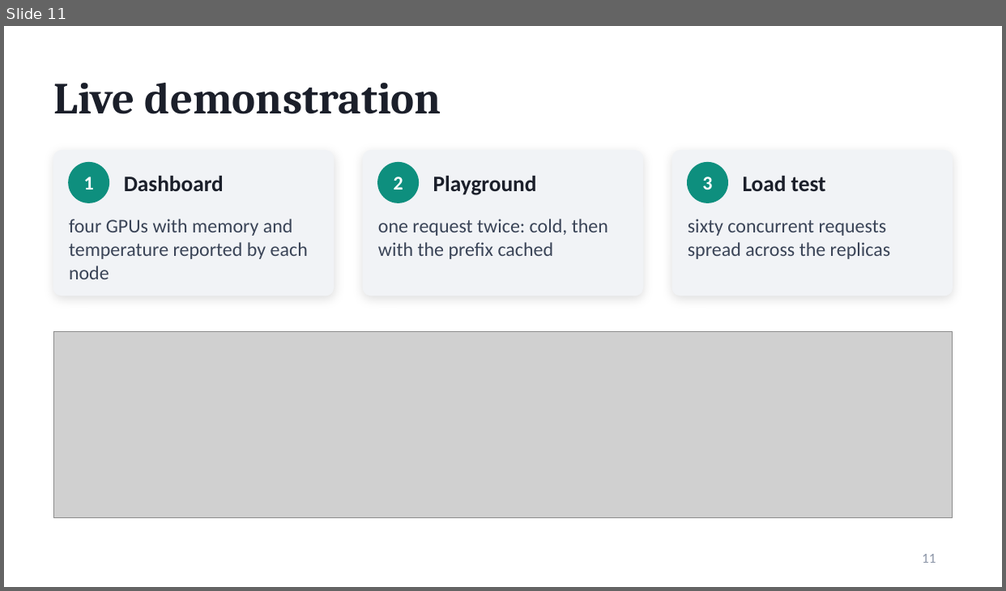
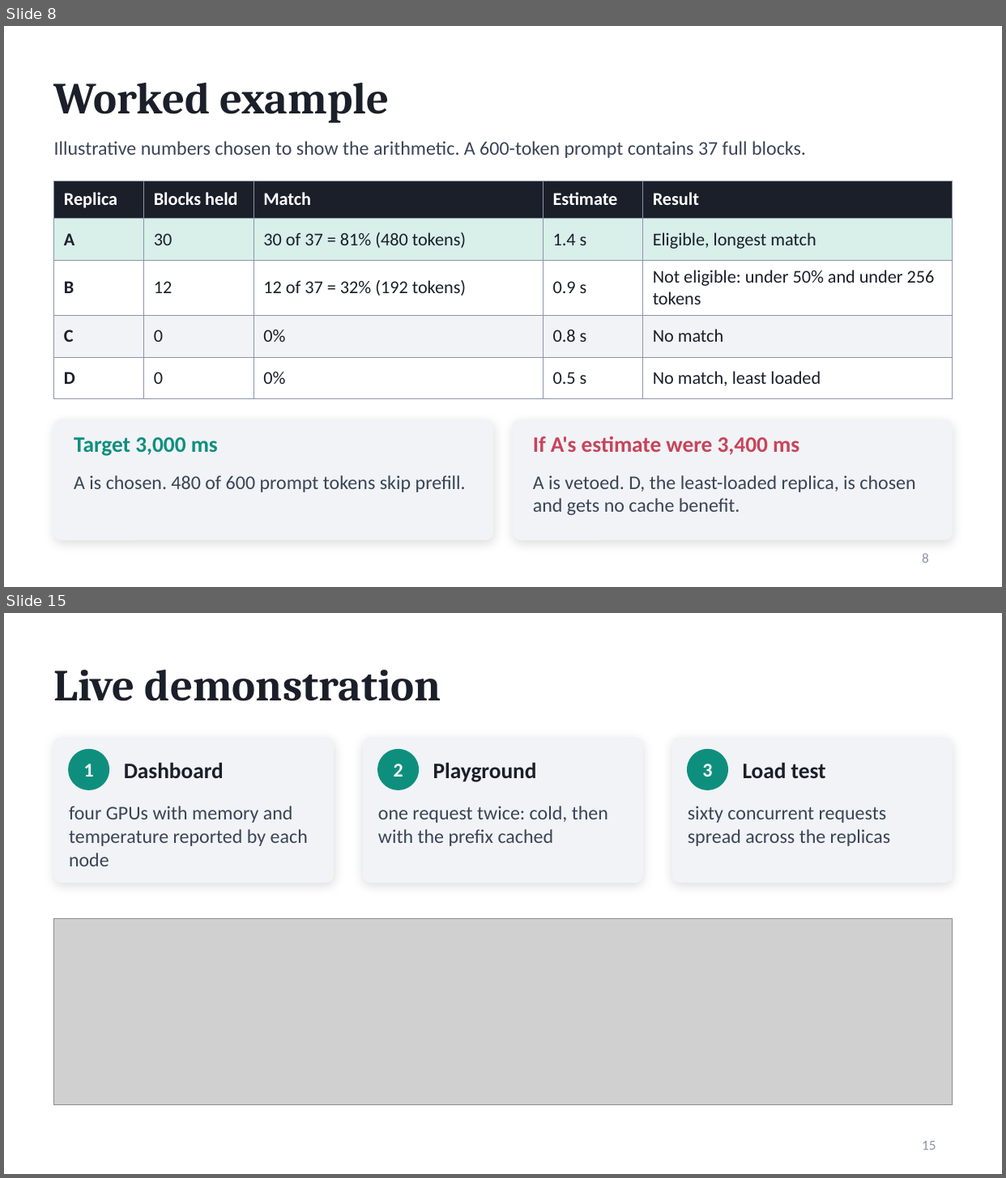
Before and after one commit to Akshataram/distrouter, a slide deck: docs/presentation/SwiftServe_Presentation.pptx. Shown one above the other, each under a label of ours: slide 11 before the commit, slides 8 and 15 after it; the slides between them are not shown. The pictures are 1006x591 and 1006x1178 pixels, drawn with LibreOffice and Linux fonts; fonts in the diff are those of the drawing; grey boxes stand for pictures. Boxes give left, top, right and bottom in pixels: in the first picture for what was removed or moved away, otherwise in the second. Text is boxed around its words. In the diff, an @@ line names an element or a change of style, - is before the commit and + after.

```diff
--- a/docs/presentation/SwiftServe_Presentation.pptx
+++ b/docs/presentation/SwiftServe_Presentation.pptx
@@ slide 8 added at [4, 26, 1002, 587], background #FFFFFF @@
@@ title added at [54, 83, 389, 123], 32 pt, text #1B1F2A, bold @@
+Worked example
@@ text added at [54, 141, 806, 158], 14 pt, text #3A4457 @@
+Illustrative numbers chosen to show the arithmetic. A 600-token prompt contains 37 full blocks.
@@ table added at [54, 181, 952, 390], 5 rows, 5 columns @@
+Replica | Blocks held | Match | Estimate | Result
+A | 30 | 30 of 37 = 81% (480 tokens) | 1.4 s | Eligible, longest match
+B | 12 | 12 of 37 = 32% (192 tokens) | 0.9 s | Not eligible: under 50% and under 256 tokens
+C | 0 | 0% | 0.8 s | No match
+D | 0 | 0% | 0.5 s | No match, least loaded
@@ rounded rectangle added at [54, 420, 493, 540], fill #F1F3F6, outline #F1F3F6 1 pt @@
@@ text added at [74, 437, 218, 456], 16 pt, text #0E8F7E, bold @@
+Target 3,000 ms
@@ rounded rectangle added at [513, 420, 952, 540], fill #F1F3F6, outline #F1F3F6 1 pt @@
@@ text added at [533, 437, 799, 455], 16 pt, text #C8445A, bold @@
+If A's estimate were 3,400 ms
@@ text added at [74, 476, 466, 493], 14 pt, text #3A4457 @@
+A is chosen. 480 of 600 prompt tokens skip prefill.
@@ text added at [533, 476, 915, 515], 14 pt, text #3A4457 @@
+A is vetoed. D, the least-loaded replica, is chosen and gets no cache benefit.
@@ page number added at [922, 553, 929, 563], 10 pt, text #8B95A7 @@
+8
@@ what was slide 11 is now slide 15 @@
@@ page number at [922, 1141, 936, 1150]: text changed @@
-11
+15
```
Also in this commit, not shown: 11 slides changed, 4 other slides added, 1 slide removed, 4 other files.
